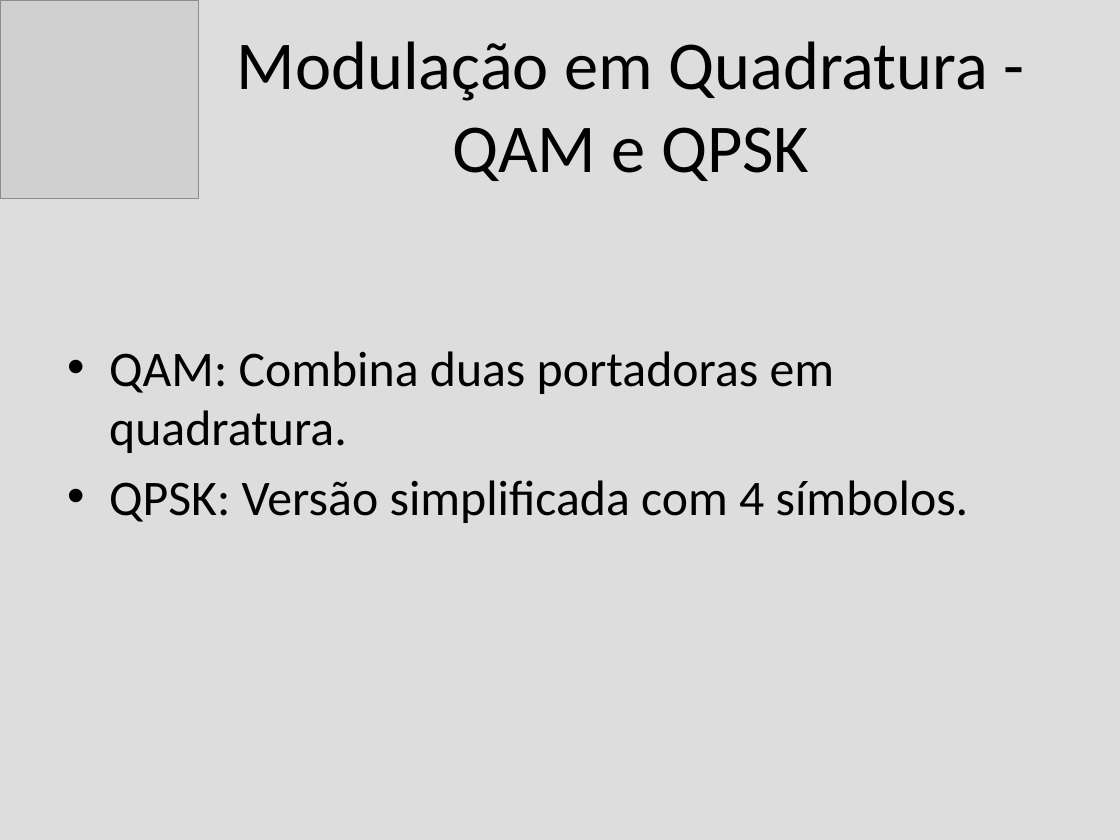
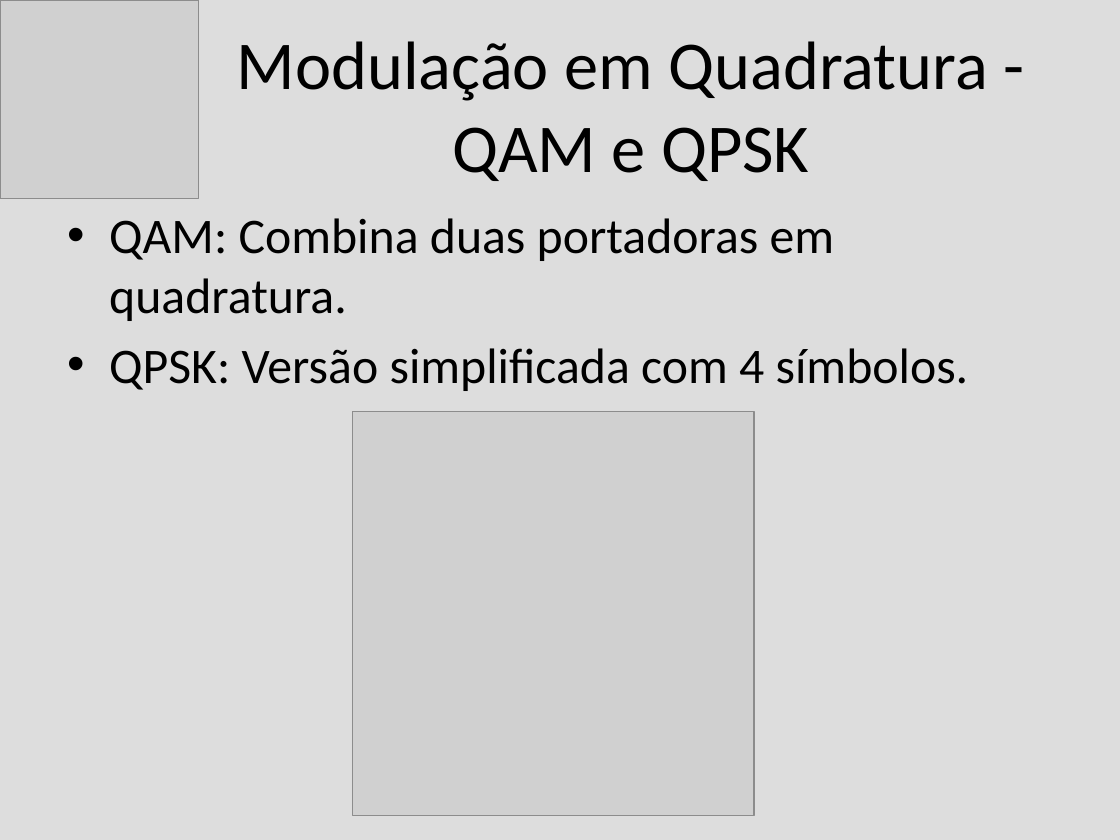
Before and after one commit to alenior/IFCE, a slide deck: slide 6 of P7/TV DIGITAL/modulacao_tv_digital.odp. Drawn at 1120x840 pixels with LibreOffice and Linux fonts; fonts in the diff are those of the drawing; grey boxes stand for pictures. Boxes give left, top, right and bottom in pixels: in the first picture for what was removed or moved away, otherwise in the second. Text is boxed around its words. In the diff, an @@ line names an element or a change of style, - is before the commit and + after.

```diff
--- a/P7/TV DIGITAL/modulacao_tv_digital.odp
+++ b/P7/TV DIGITAL/modulacao_tv_digital.odp
@@ text "QAM: Combina duas portadoras em ...": place and size @@
-text "QAM: Combina duas portadoras em ..." at bbox=[109, 351, 969, 523]
+text "QAM: Combina duas portadoras em ..." at bbox=[109, 218, 969, 391]
@@ picture added at bbox=[353, 412, 754, 816] @@
```
Also in this commit, not shown: 1 other slide changed, 6 other files.
